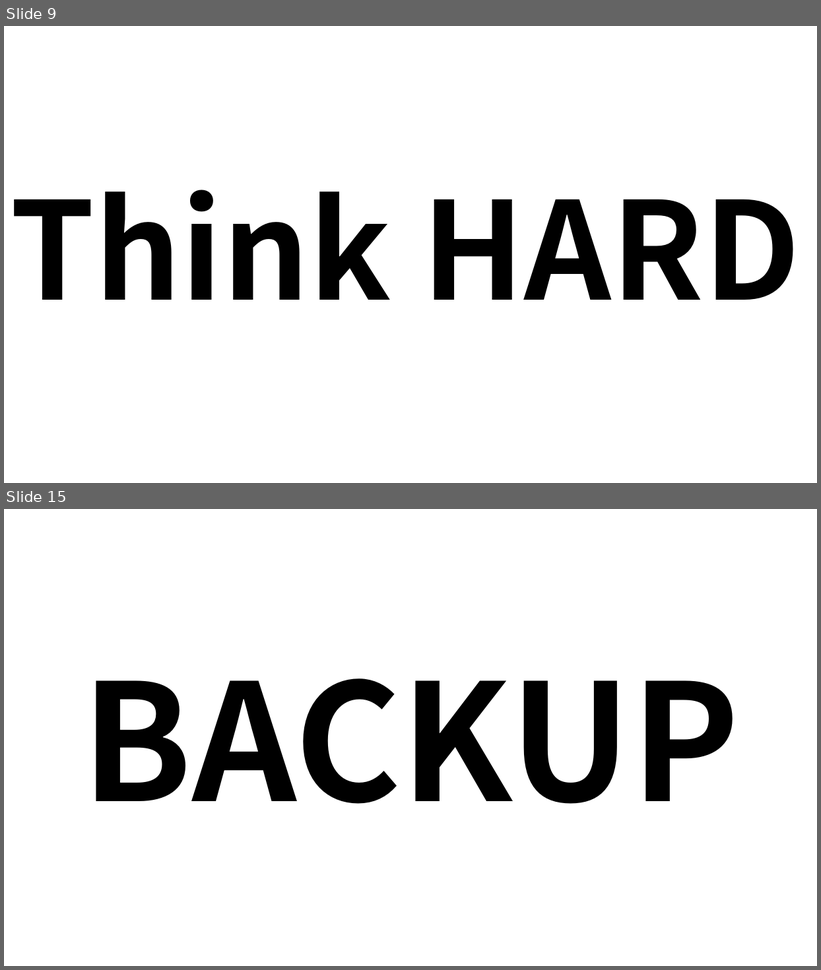
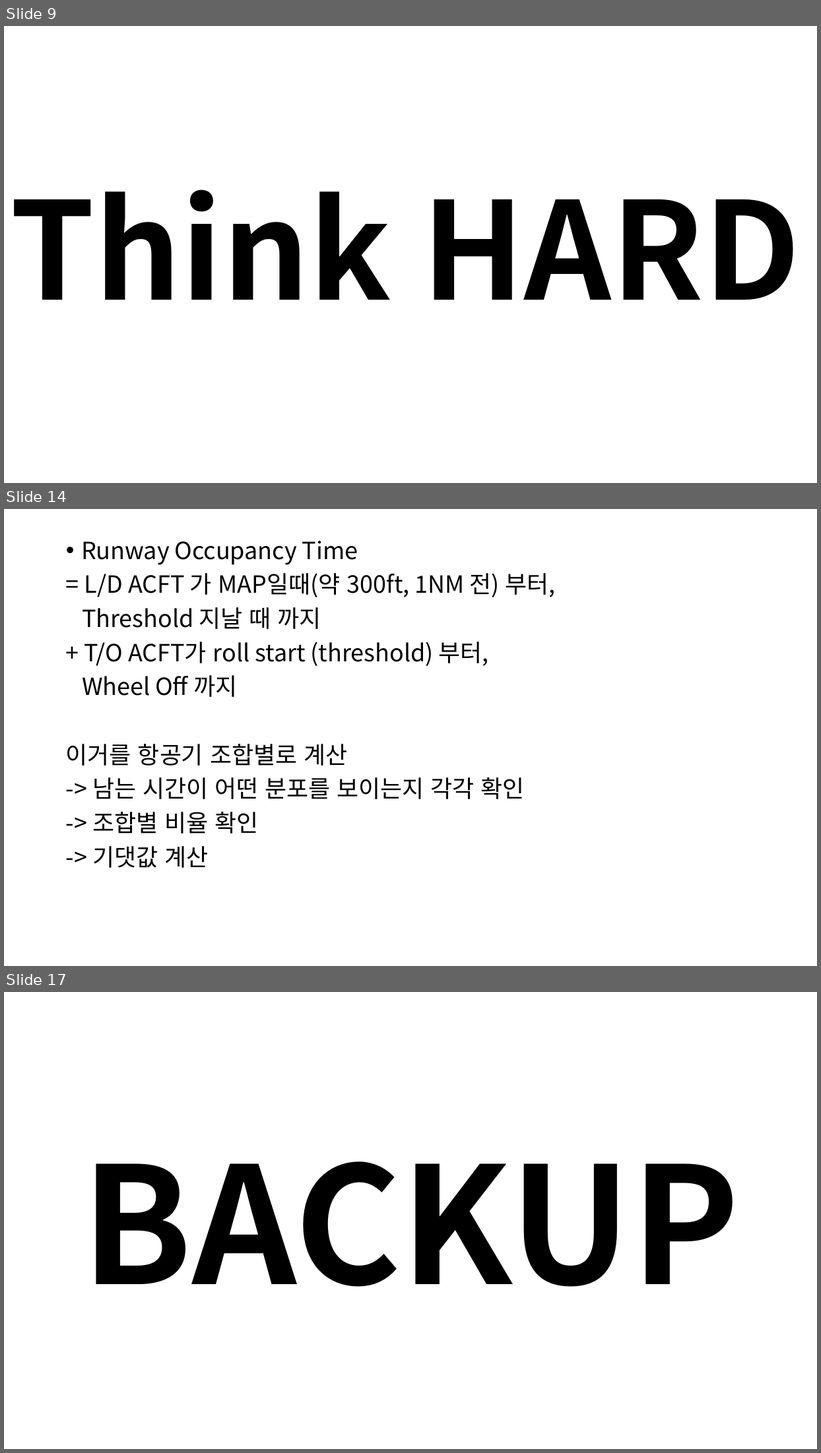
Before and after one commit to sanghyokhan/UAM_RWY-crossing, a slide deck: UAM runway crossing.pptx. Shown one above the other, each under a label of ours: slides 9 and 15 before the commit, slides 9, 14 and 17 after it; the slides between them are not shown. The pictures are 821x970 and 821x1453 pixels, drawn with LibreOffice and Linux fonts; fonts in the diff are those of the drawing. Boxes give left, top, right and bottom in pixels: in the first picture for what was removed or moved away, otherwise in the second. Text is boxed around its words. In the diff, an @@ line names an element or a change of style, - is before the commit and + after.

```diff
--- a/UAM runway crossing.pptx
+++ b/UAM runway crossing.pptx
@@ slide 14 added at [4,509,817,966], background #FFFFFF @@
@@ text added at [66,541,555,868], 28 pt, text #000000 @@
+• Runway Occupancy Time
+= L/D ACFT 가 MAP일때(약 300ft, 1NM 전) 부터,
+Threshold 지날 때 까지
++ T/O ACFT가 roll start (threshold) 부터,
+Wheel Off 까지
+이거를 항공기 조합별로 계산
+-> 남는 시간이 어떤 분포를 보이는지 각각 확인
+-> 조합별 비율 확인
+-> 기댓값 계산
@@ what was slide 15 is now slide 17 @@
```
Also in this commit, not shown: 3 slides changed, 3 other slides added, 2 slides removed, 5 other files.
